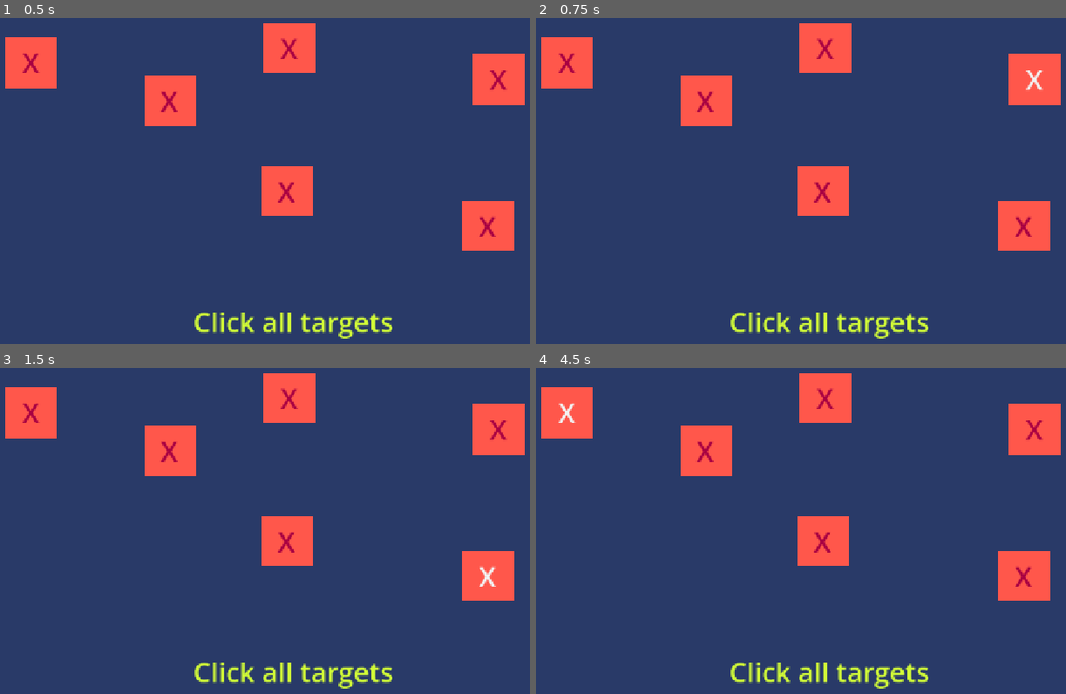
Above: before the commit, frames 1-4 (two rows, left to right).
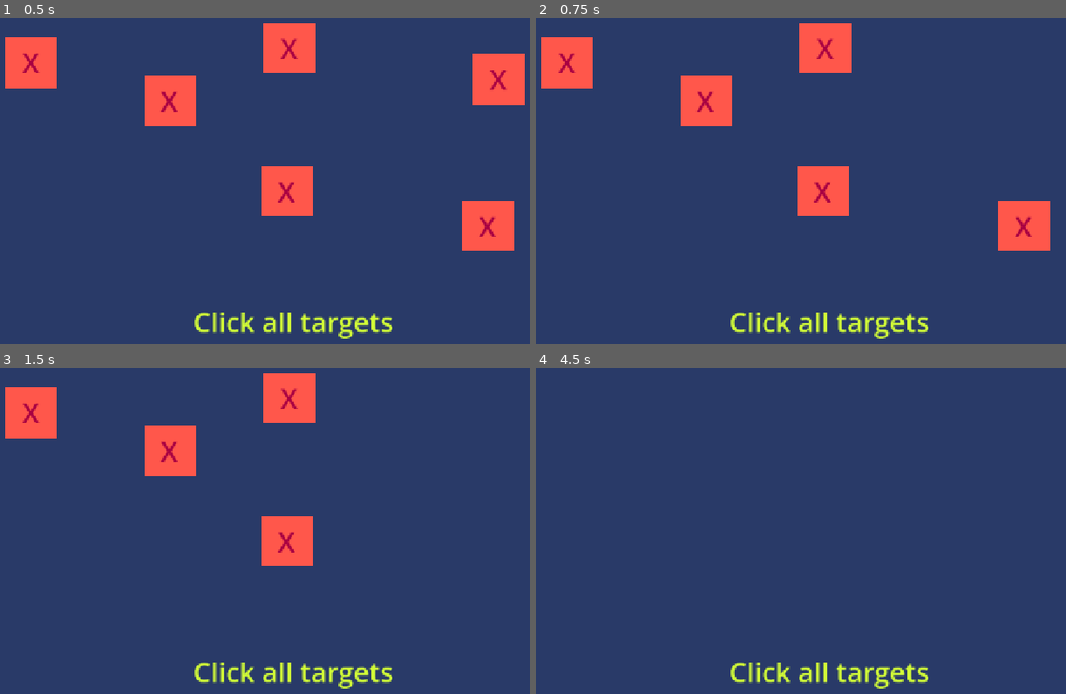
Above: after the commit, the same moments.

Repository: MisterIXI/gmtk26
Game: Godot game, scene res://scenes/_debug/oli/testgame_aim.tscn
Same seed, same stepped clock (60 frames per second), same inputs: the game is played once before the commit and once after it. This scene is started directly instead of the project's main scene.
Inputs:
- Up to frame 1 (0.5 s): no input
- Up to frame 2 (0.75 s): click "X" at 0.5 s
- Up to frame 3 (1.5 s): click "X" at 1.25 s
- Up to frame 4 (4.5 s): click "X" at 2 s; click "X" at 2.75 s; click "X" at 3.5 s; click "X" at 4.25 s

Frame 1 is identical in both runs. In frame 2, 1.6% of the frame differs, in the area x 89-100%, y 10-27%; in frame 3, 3.1%; in frame 4, 9.1%, in the area x 0-100%, y 1-72%.
Error before the commit: Attempted to free a locked object (calling or emitting). (res://scenes/_debug/oli/testgame_aim.gd:22)

Commit message:
change testgames free() to queue_free()

Diff:
--- a/scenes/_debug/oli/testgame_aim.gd
+++ b/scenes/_debug/oli/testgame_aim.gd
@@ -19,7 +19,7 @@
 
 func _target_pressed(target) -> void:
 	target_buttons.erase(target)
-	target.free()
+	target.queue_free()
 
 	if target_buttons.is_empty():
 		win.emit()
